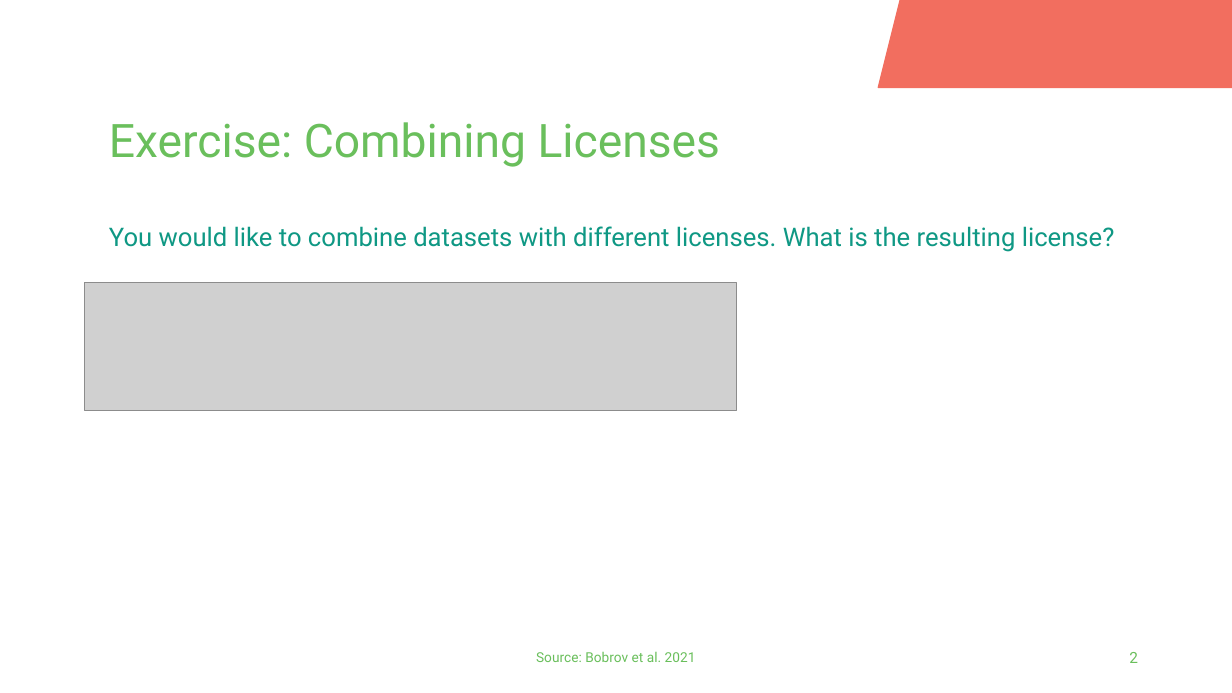
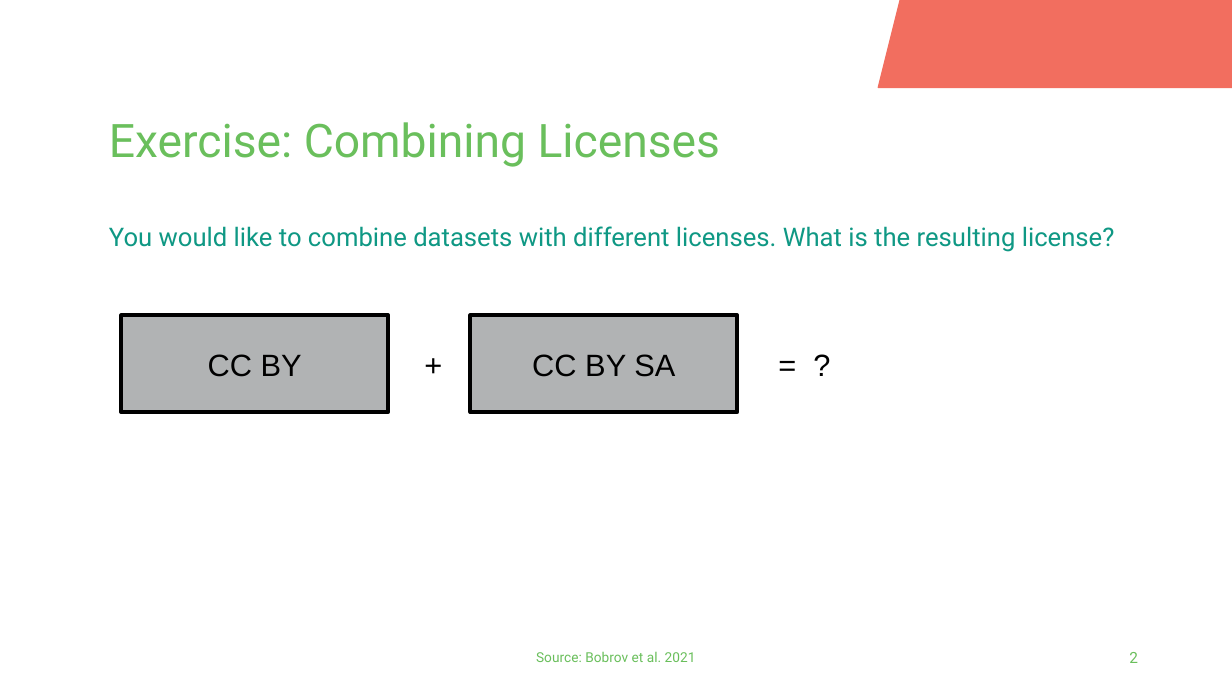
Before and after one commit to fairagro/FAIRagro_Modular-RDM-Training-Material, a slide deck: slide 2 of Bricks_LibreOffice/11_LegalAspects/11-01_LegalAspects_DataRights/11-01-03_DataRights_Licenses/11-01-03-04-04a_CC_Combinations_Exercise.odp. Drawn at 1232x693 pixels with LibreOffice and Linux fonts; fonts in the diff are those of the drawing; grey boxes stand for pictures; background and template pictures are left out. Boxes give left, top, right and bottom in pixels: in the first picture for what was removed or moved away, otherwise in the second. Text is boxed around its words. In the diff, an @@ line names an element or a change of style, - is before the commit and + after.

```diff
--- a/Bricks_LibreOffice/11_LegalAspects/11-01_LegalAspects_DataRights/11-01-03_DataRights_Licenses/11-01-03-04-04a_CC_Combinations_Exercise.odp
+++ b/Bricks_LibreOffice/11_LegalAspects/11-01_LegalAspects_DataRights/11-01-03_DataRights_Licenses/11-01-03-04-04a_CC_Combinations_Exercise.odp
@@ picture removed at [85,283,737,411] @@
@@ rectangle added at [121,315,388,413], fill #B1B3B4, outline #000000 2.3 pt, 18 pt, text #000000 @@
+CC BY
@@ rectangle added at [471,315,738,413], fill #B1B3B4, outline #000000 2.3 pt, 18 pt, text #000000 @@
+CC BY SA
@@ text added at [413,340,461,388], 18 pt, text #000000 @@
++
@@ text added at [766,340,849,388], 18 pt, text #000000 @@
+= ?
```
Also in this commit, not shown: 5 other slides changed, 1 other file.
